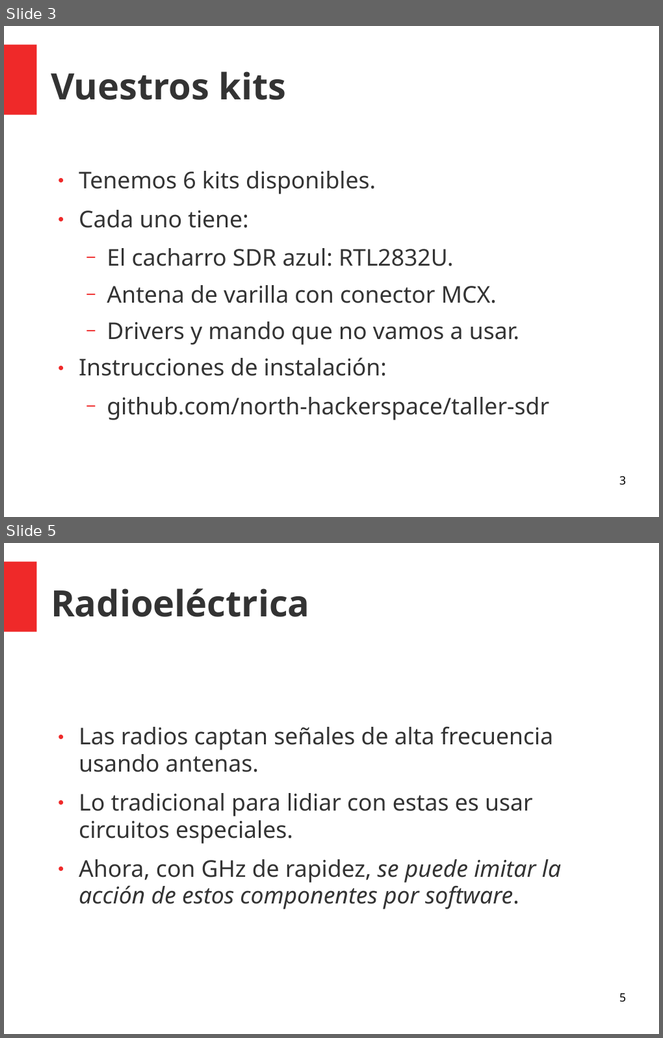
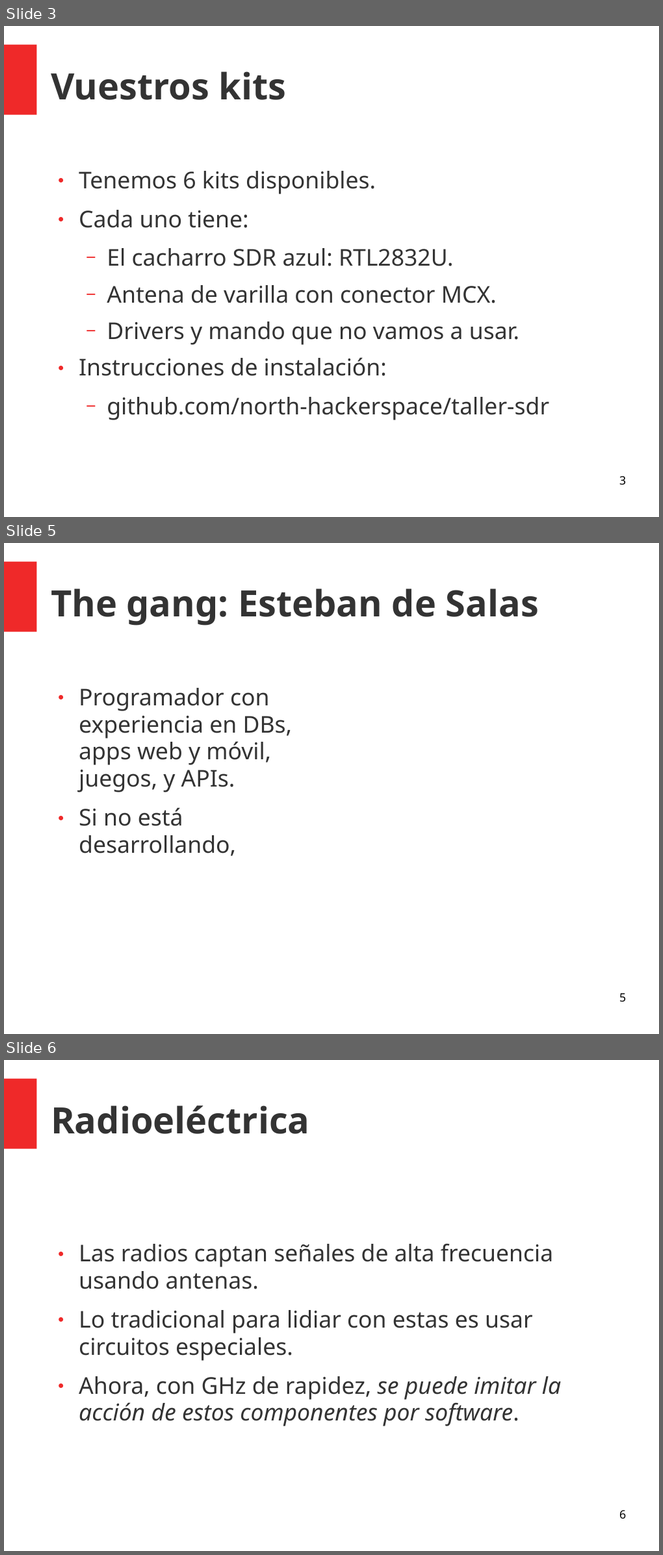
Before and after one commit to north-hackerspace/taller-sdr, a slide deck: sdr.ppt. Shown one above the other, each under a label of ours: slides 3 and 5 before the commit, slides 3, 5 and 6 after it; the slides between them are not shown. The pictures are 663x1038 and 663x1555 pixels, drawn with LibreOffice and Linux fonts; fonts in the diff are those of the drawing. Boxes give left, top, right and bottom in pixels: in the first picture for what was removed or moved away, otherwise in the second. Text is boxed around its words. In the diff, an @@ line names an element or a change of style, - is before the commit and + after.

```diff
--- a/sdr.ppt
+++ b/sdr.ppt
@@ slide 5 added at [4,543,659,1034], background #FFFFFF; not listed: 1 template element that a slide beside it also shows @@
@@ title added at [51,589,539,626], 44 pt, text #333333, bold @@
+The gang: Esteban de Salas
@@ text added at [79,688,293,856], 28 pt, text #333333 @@
+● Programador con experiencia en DBs, apps web y móvil, juegos, y APIs.
+● Si no está desarrollando,
@@ page number added at [620,993,626,1003], 14 pt, text #000000 @@
+5
@@ what was slide 5 is now slide 6 @@
@@ page number at [620,1510,626,1520]: text changed @@
-5
+6
```
Also in this commit, not shown: 5 slides changed, 1 other slide added, 1 other file.
